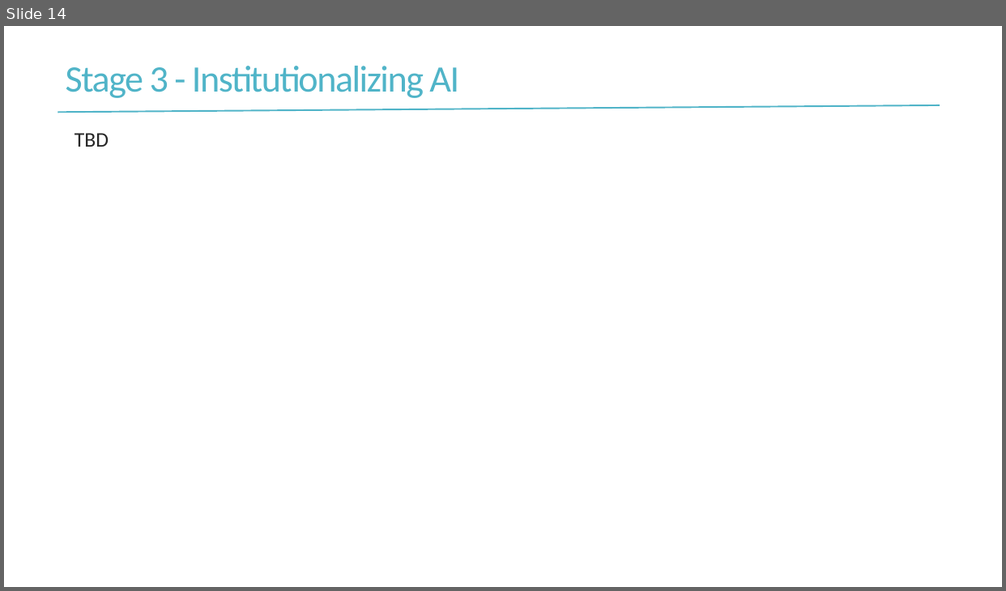
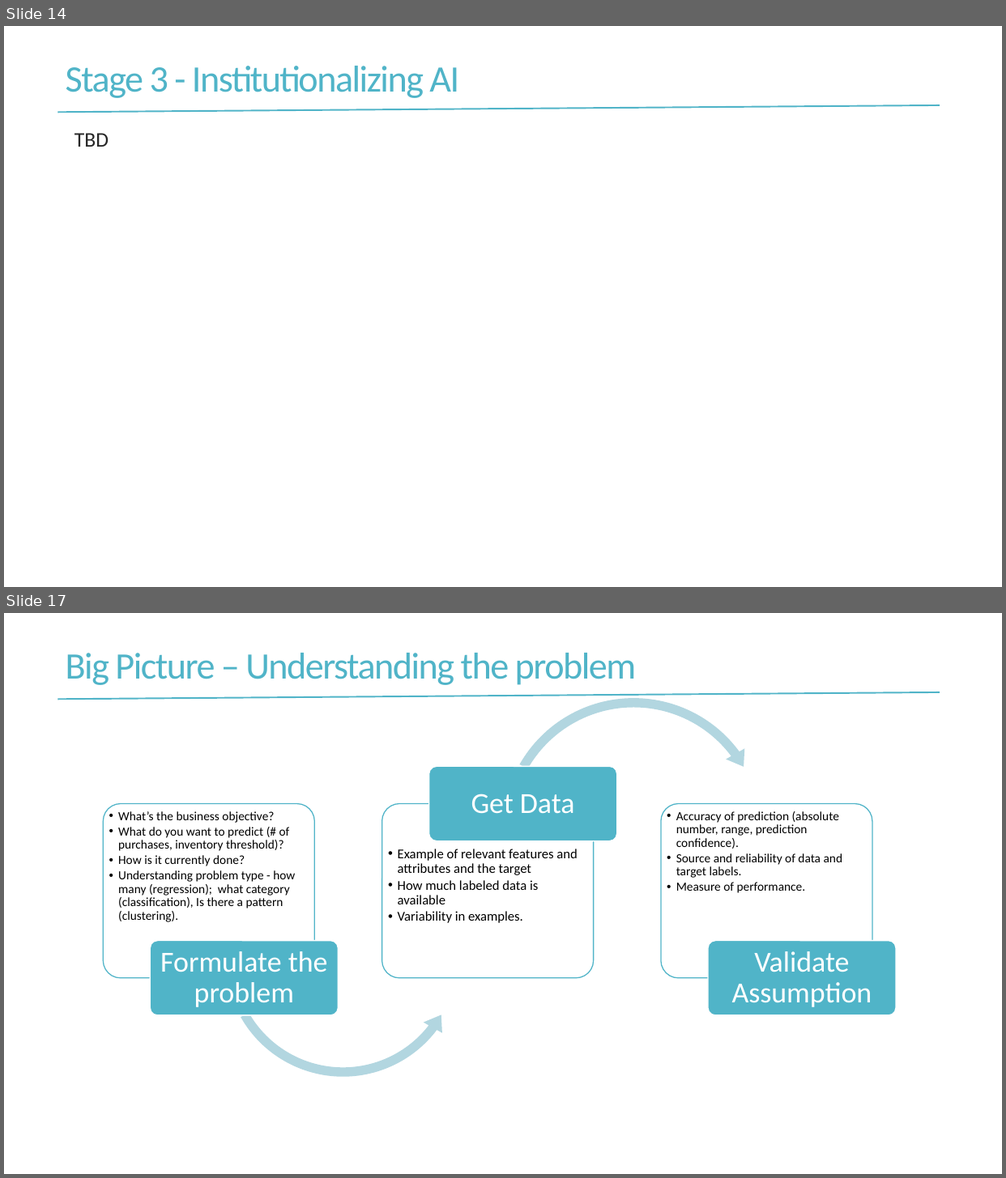
Before and after one commit to ranata/dm, a slide deck: cognitive-ecommercev0.3.pptx. Shown one above the other, each under a label of ours: slide 14 before the commit, slides 14 and 17 after it; the slides between them are not shown. The pictures are 1006x591 and 1006x1178 pixels, drawn with LibreOffice and Linux fonts; fonts in the diff are those of the drawing. Boxes give left, top, right and bottom in pixels: in the first picture for what was removed or moved away, otherwise in the second. Text is boxed around its words. In the diff, an @@ line names an element or a change of style, - is before the commit and + after.

```diff
--- a/cognitive-ecommercev0.3.pptx
+++ b/cognitive-ecommercev0.3.pptx
@@ slide 17 added at (4,613,1002,1174), background #FFFFFF; not listed: 1 template element that a slide beside it also shows @@
@@ title added at (66,653,637,685), 36 pt, text #50B4C8 @@
+Big Picture – Understanding the problem
@@ group added at (103,692,896,1083): 6 rounded rectangles, 6 texts, 1 left circular arrow, 1 circular arrow @@
+  • What’s the business objective?
+  • What do you want to predict (# of purchases, inventory threshold)?
+  • How is it currently done?
+  • Understanding problem type - how many (regression); what category (classification), Is there a pattern (clustering).
+Formulate the problem
+  • Example of relevant features and attributes and the target
+  • How much labeled data is available
+  • Variability in examples.
+Get Data
+  • Accuracy of prediction (absolute number, range, prediction confidence).
+  • Source and reliability of data and target labels.
+  • Measure of performance.
+Validate Assumption
```
Also in this commit, not shown: 3 slides changed, 4 other slides added, 1 slide removed.
